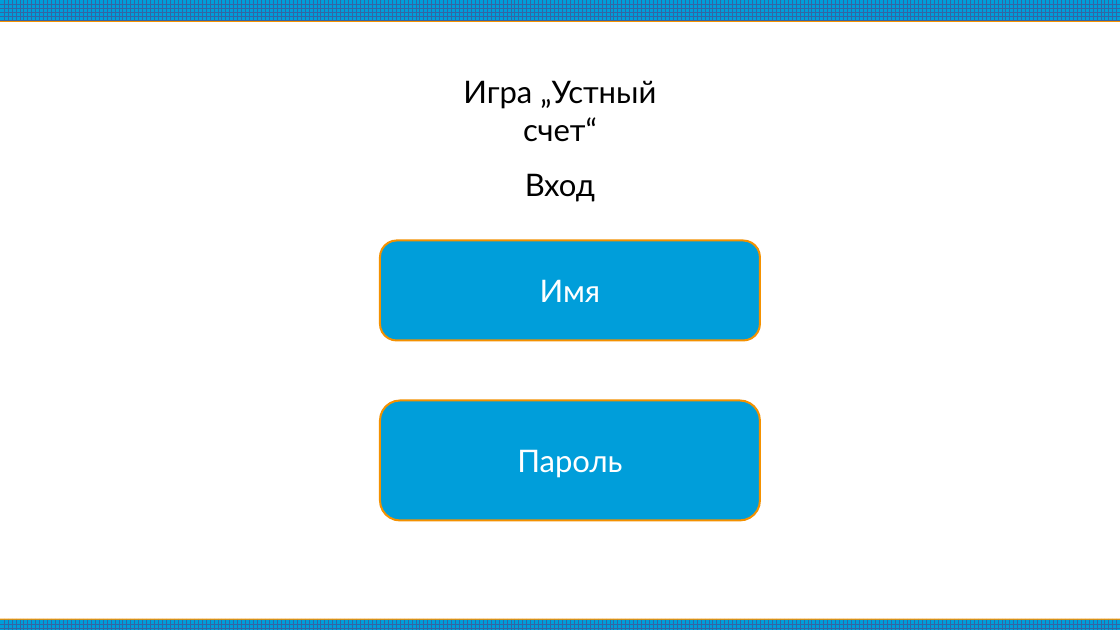
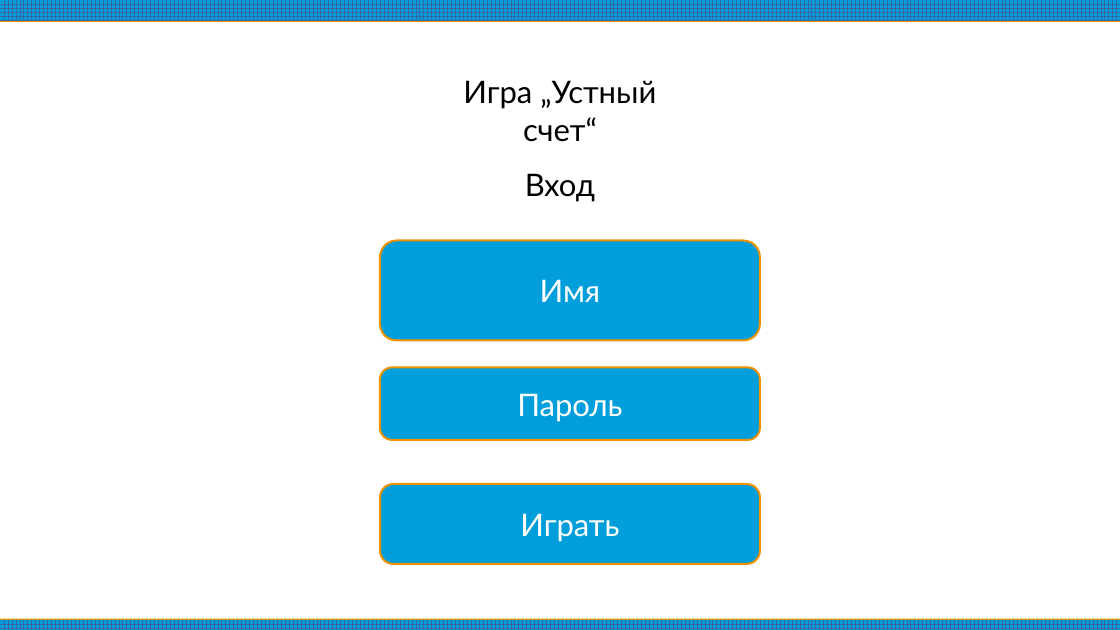
Before and after one commit to Golovastov84/game-verbal-count, a slide deck: slide 3 of game-verbal-count.odp. Drawn at 1120x630 pixels with LibreOffice and Linux fonts; fonts in the diff are those of the drawing. Boxes give left, top, right and bottom in pixels: in the first picture for what was removed or moved away, otherwise in the second. Text is boxed around its words. In the diff, an @@ line names an element or a change of style, - is before the commit and + after.

```diff
--- a/game-verbal-count.odp
+++ b/game-verbal-count.odp
@@ rounded rectangle "Пароль": place and size @@
-rounded rectangle "Пароль" at (380,400,760,520)
+rounded rectangle "Пароль" at (380,368,760,440)
@@ rounded rectangle added at (380,484,760,564), fill #009EDA, outline #F49100 1.42 pt, 22 pt, text #FFFFFF @@
+Играть
```
Also in this commit, not shown: 3 other slides changed, 3 slides added, 2 other files.
